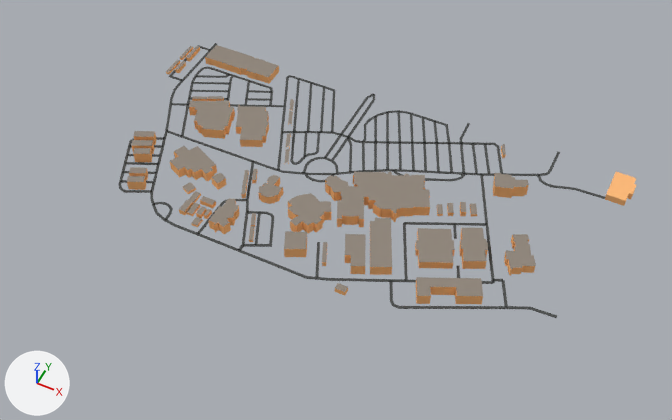
The Blender file Assets/models/map/mapOutline.blend: old version first, new version second.
Rendered twice from a camera (50 mm lens) standing at (420.0, -840.0, 980.0) and looking at (17.0, -35.0, -26.0). Arrows for +X, +Y and +Z are at lower left; the lights stay in place.

The first picture shows 'map_2.osm_buildings', 'map_2.osm_buildings.002', 'map_2.osm_buildings.003', 'map_2.osm_buildings.025', 'map_2.osm_buildings.027', 'map_2.osm_buildings.028', 'map_2.osm_buildings.029', 'map_2.osm_buildings.030', 'map_2.osm_buildings.031', 'map_2.osm_buildings.038', 'map_2.osm_buildings.041', 'map_2.osm_roads_service'.
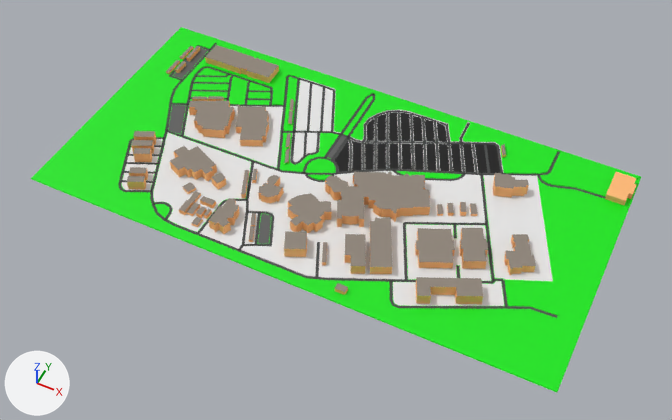
The change, as JSON lines over the scene's bpy script:
```json
{"op": "remove", "block": "ob_plane_001", "code": "ob_plane_001.hide_set(True)"}
```

What differs and where, as boxes (x1, y1, x2, y2) in the pictures (672 x 420 px):
```json
{"object": "Plane.001", "change": "shown", "after": [31, 27, 641, 392]}
```
